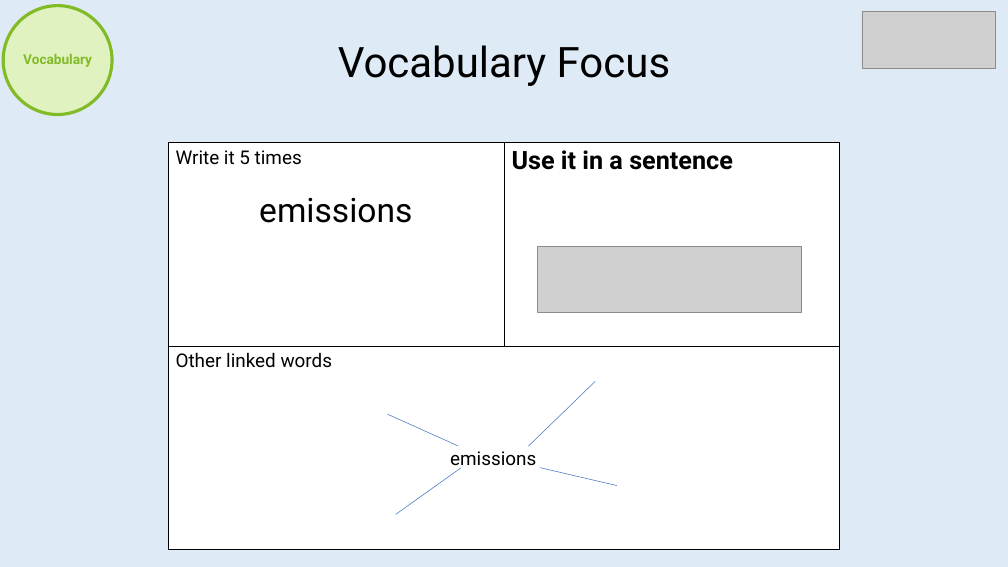
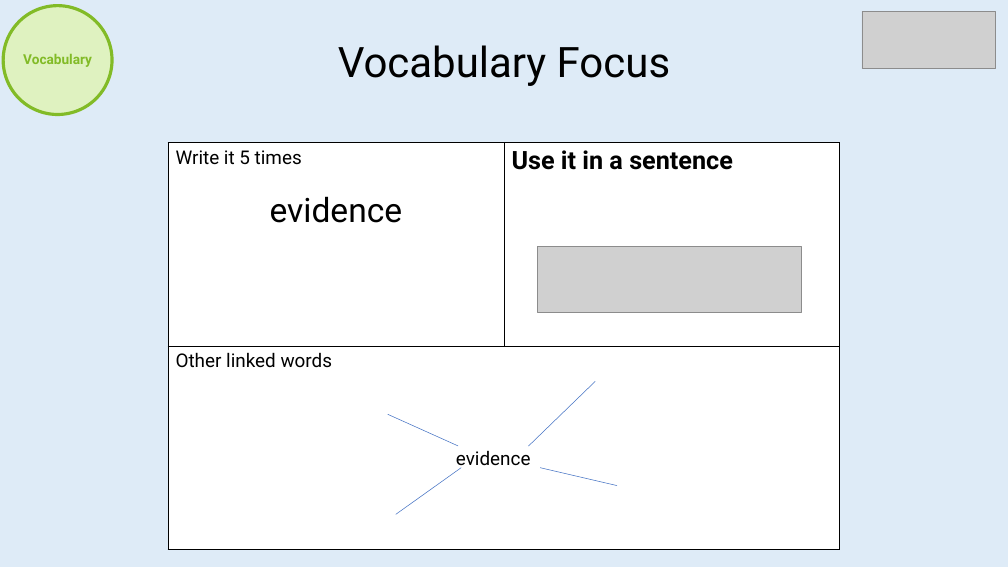
Before and after one commit to imcl75/claude_files, a slide deck: slide 19 of Reading/BeingAReader_Template.pptx. Drawn at 1008x567 pixels with LibreOffice and Linux fonts; fonts in the diff are those of the drawing; grey boxes stand for pictures. Boxes give left, top, right and bottom in pixels: in the first picture for what was removed or moved away, otherwise in the second. Text is boxed around its words. In the diff, an @@ line names an element or a change of style, - is before the commit and + after.

```diff
--- a/Reading/BeingAReader_Template.pptx
+++ b/Reading/BeingAReader_Template.pptx
@@ table at box(168, 143, 839, 550) @@
-row 1, column 1: Write it 5 times / emissions
+row 1, column 1: Write it 5 times / evidence
@@ text at box(456, 451, 531, 471): text changed @@
-emissions
+evidence
```
Also in this commit, not shown: 9 other slides changed, 3 slides added, 3 slides removed.
